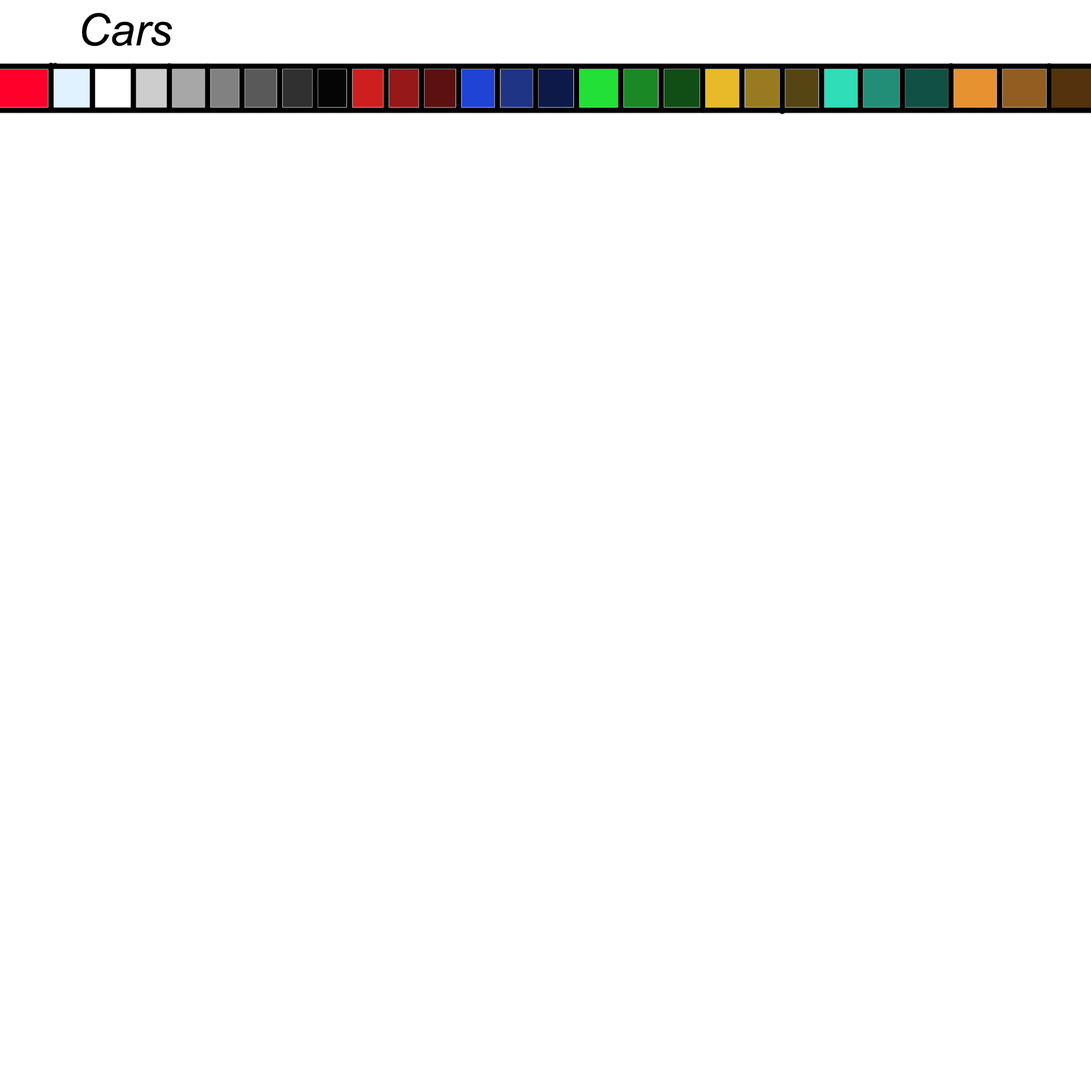
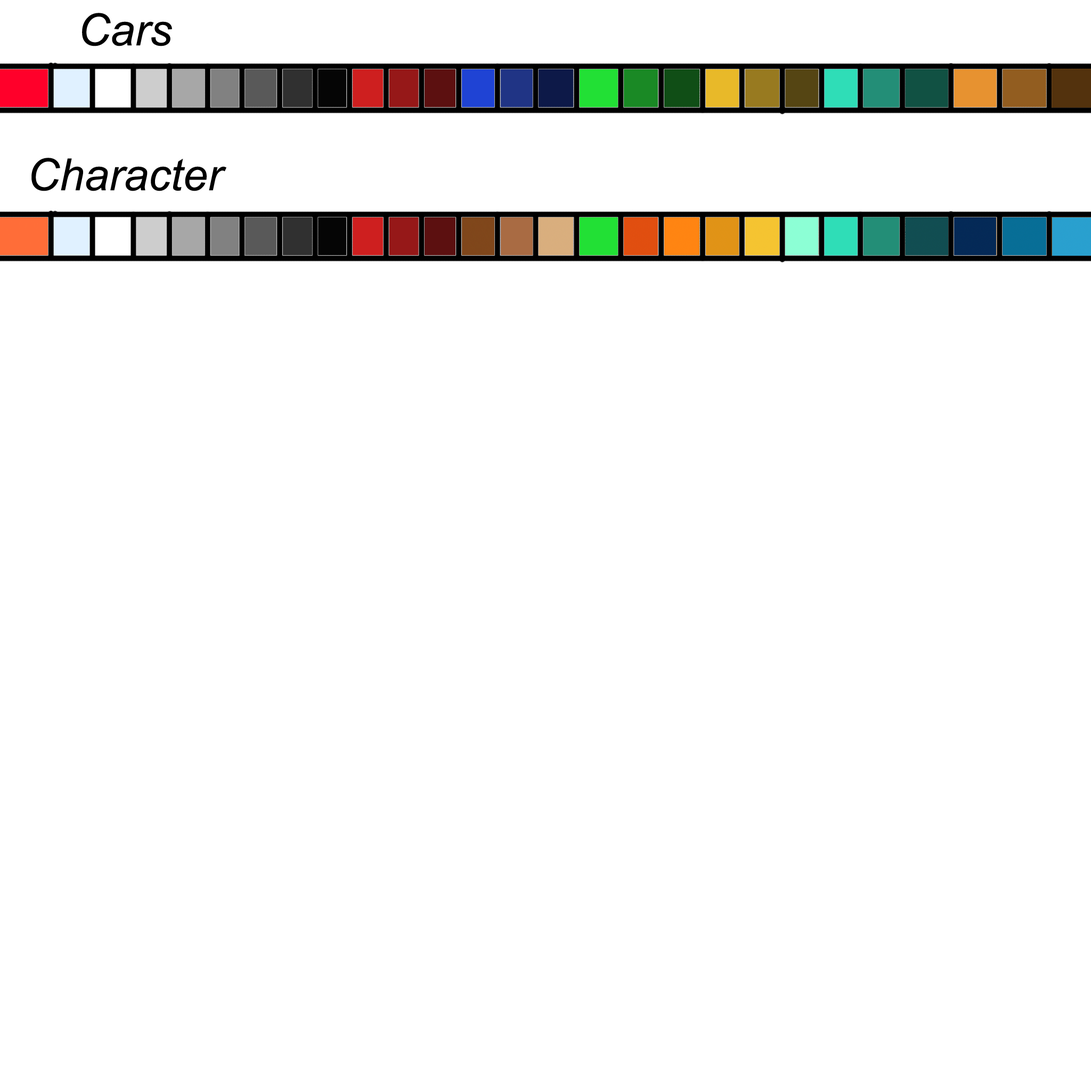
Revision of a layered (1091, 1091) image; what changed, layer by layer:
added layer "Character" above "Ebene 1" over [31, 157, 227, 192]
added layer "Ebene 1" above "Cars" over [0, 209, 1091, 263]
